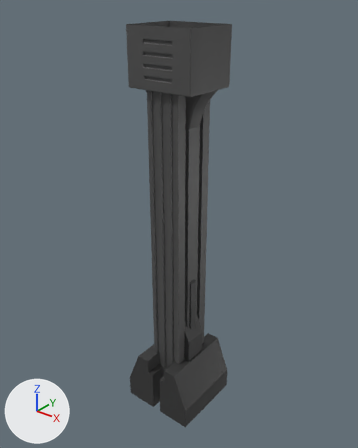
The FBX model WSRogue/Assets/Models/Module/SM_Pillar04.fbx: old version first, new version second.
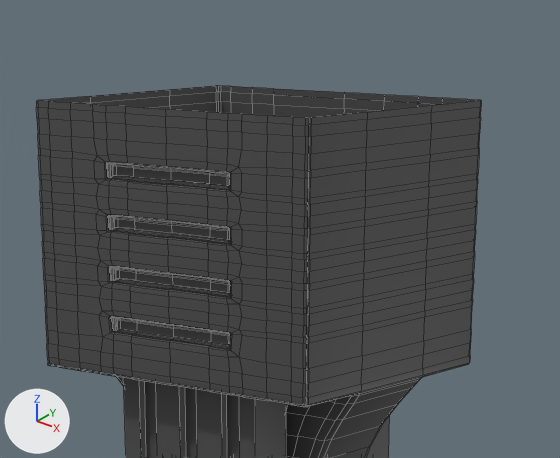
Each version appears first whole from a 50 mm camera at (5.47, -6.85, 8.52) aimed at (-0.1, 0.1, 4.21), and next in a close-up on the part from 33% to 70% of the width and 0% to 24% of the height. Arrows for +X, +Y and +Z are at lower left; the lights stay in place. The close-ups show mesh edges as thin lines.
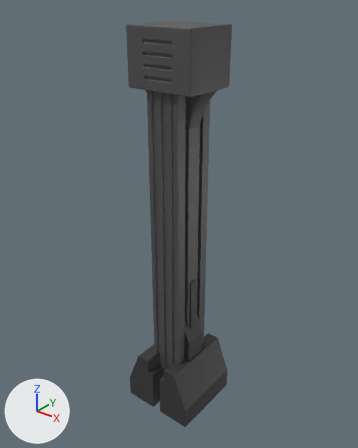
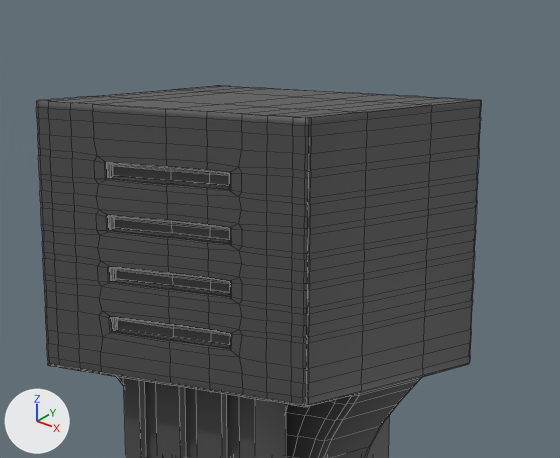
Commit message: RETAKE SM_Pillar04

Location of each change, (x1, y1, x2, y2) in pixels of the close-ups (560 x 458 px):
```json
{"part": 1, "of": "me_cube_038", "change": "cut back", "before": [93, 104, 288, 409], "after": [36, 86, 477, 118]}
```

Edits to the scene script, one JSON object a line:
```json
{"block": "me_cube_038", "where": "# used by ob_cube_027; location = (0.0, 0.0, 0.0)"}
{"op": "remove", "block": "me_cube_038", "code": "me_cube_038.from_pydata(...)  # 2196 vertices, 2164 faces; spans x -0.68..0.66, y -0.56..0.56, z 5.99..7.92"}
{"op": "add", "block": "me_cube_038", "code": "me_cube_038.from_pydata(...)  # 1924 vertices, 1910 faces; spans x -0.68..0.66, y -0.56..0.56, z 5.99..7.92"}
{"block": "me_cube_038", "change": "me_cube_038 part 1: 312 vertices removed from x -0.31..0.29, y -0.56..-0.15, z 5.99..7.92; 40 vertices added at x -0.67..0.65, y -0.55..0.55, z 7.92"}
```
